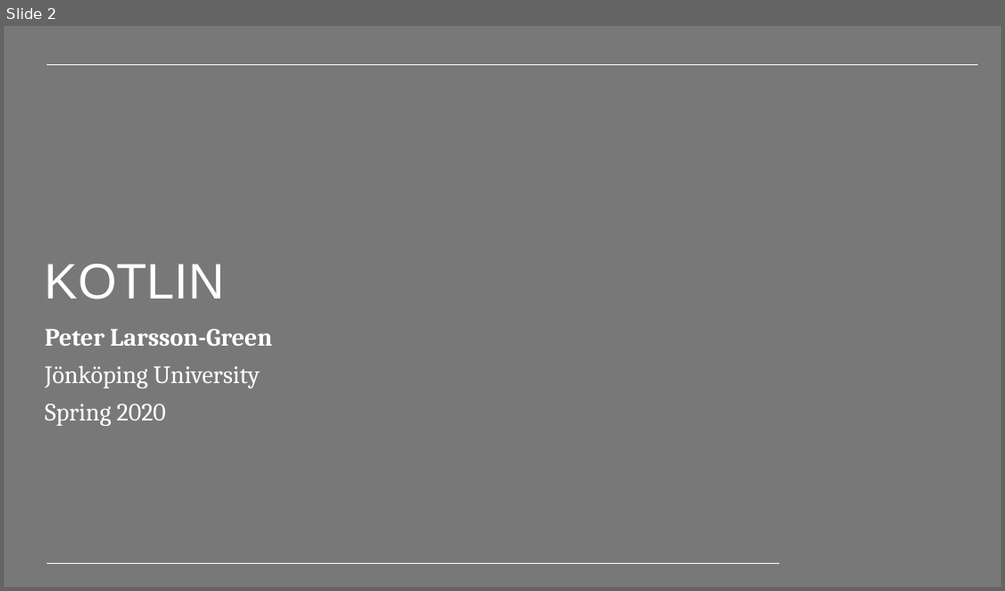
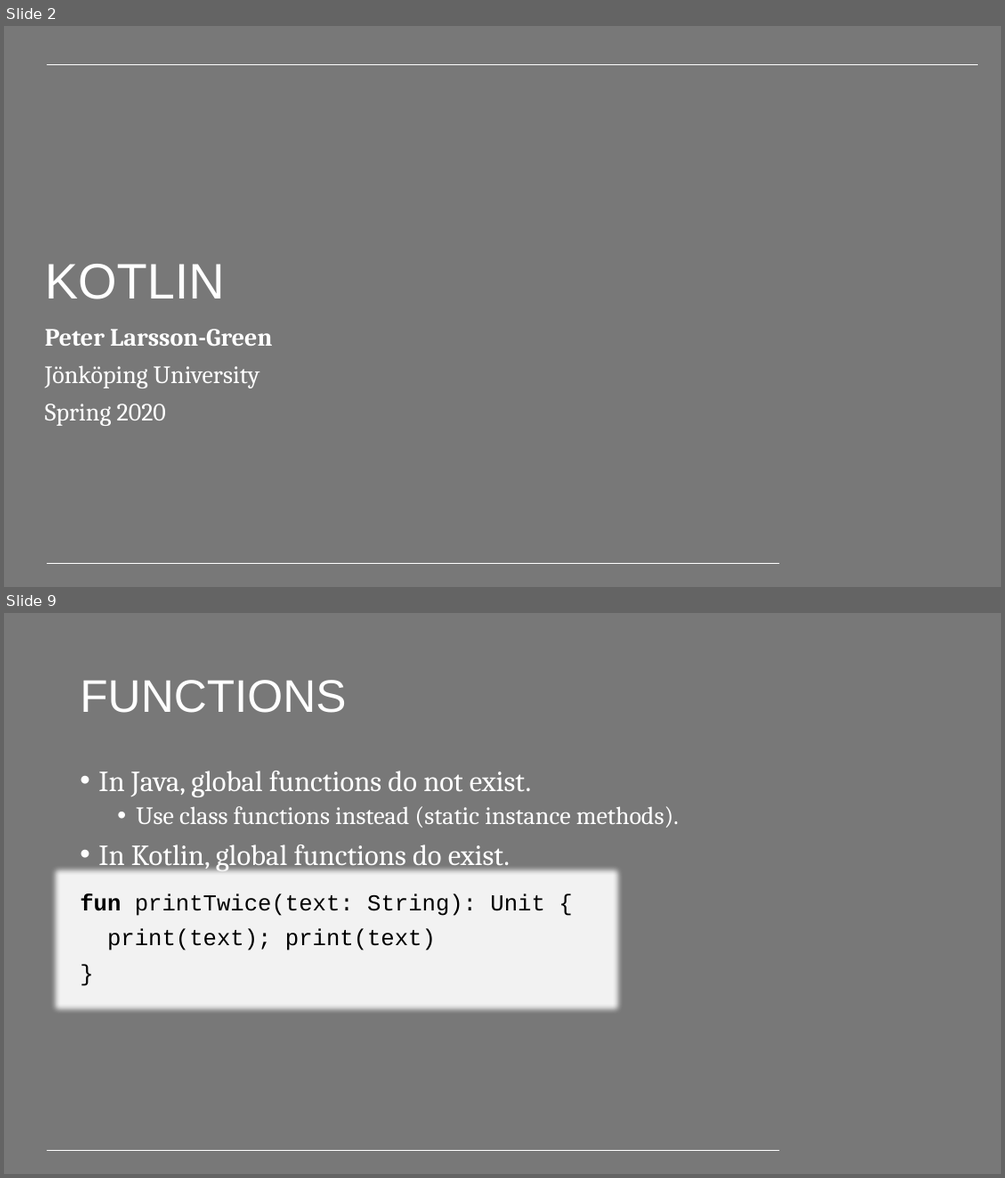
Before and after one commit to PeppeL-G/course-material, a slide deck: src/lectures/kotlin/kotlin.pptx. Shown one above the other, each under a label of ours: slide 2 before the commit, slides 2 and 9 after it; the slides between them are not shown. The pictures are 1005x591 and 1005x1178 pixels, drawn with LibreOffice and Linux fonts; fonts in the diff are those of the drawing; background and template pictures are left out. Boxes give left, top, right and bottom in pixels: in the first picture for what was removed or moved away, otherwise in the second. Text is boxed around its words. In the diff, an @@ line names an element or a change of style, - is before the commit and + after.

```diff
--- a/src/lectures/kotlin/kotlin.pptx
+++ b/src/lectures/kotlin/kotlin.pptx
@@ slide 9 added at bbox=[4, 613, 1001, 1174], background #787878; not listed: 1 template element that a slide beside it also shows @@
@@ title added at bbox=[80, 680, 346, 713], 44 pt, text #FFFFFF @@
+FUNCTIONS
@@ text added at bbox=[98, 771, 679, 871], 28 pt, text #FFFFFF @@
+• In Java, global functions do not exist.
+  • Use class functions instead (static instance methods).
+• In Kotlin, global functions do exist.
@@ text added at bbox=[80, 893, 544, 950], 22 pt, text #000000 @@
+fun printTwice(text: String): Unit {
+print(text); print(text)
+}
```
Also in this commit, not shown: 4 slides changed, 16 other slides added, 52 slides removed, 3 other files.
